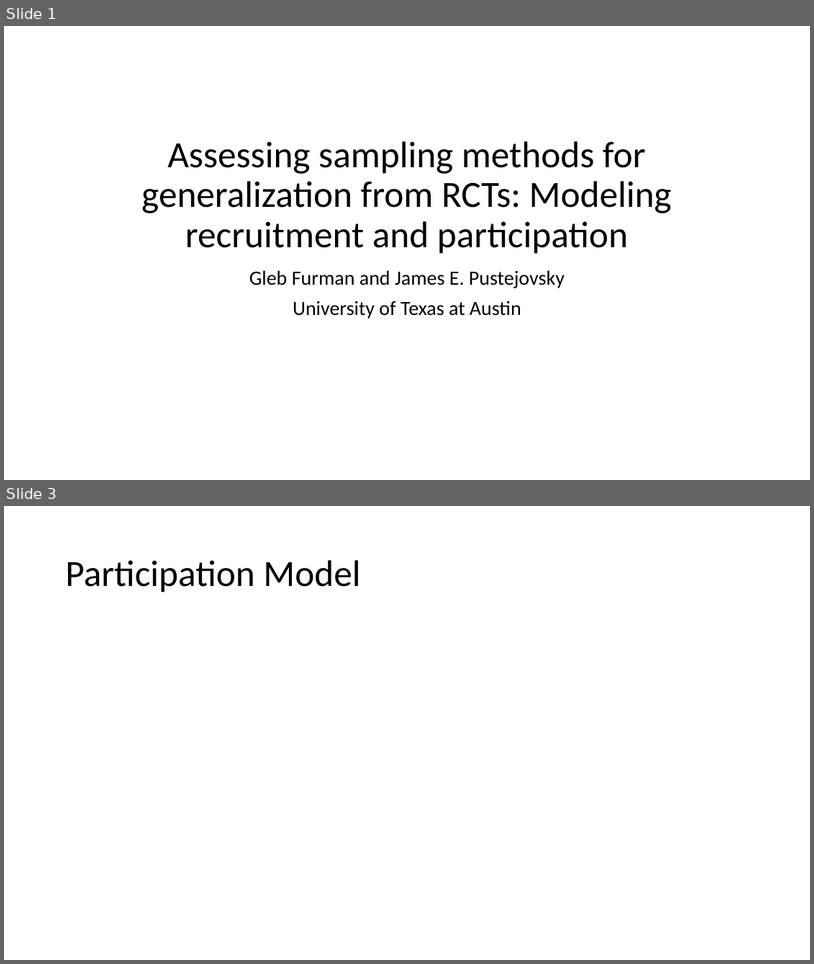
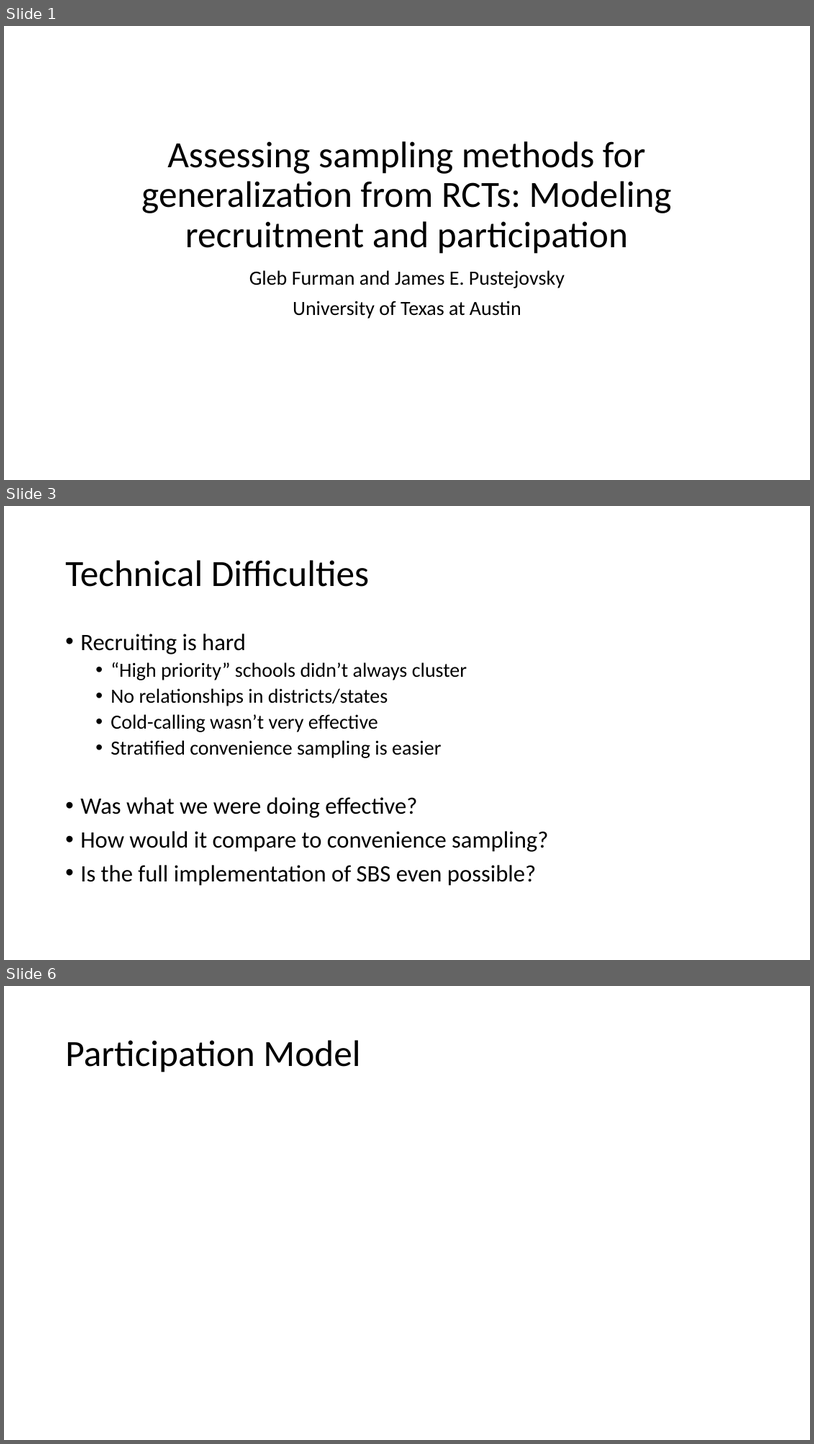
Before and after one commit to GlebFu/GenSamp, a slide deck: Presentation/GenSamp SREE.pptx. Shown one above the other, each under a label of ours: slides 1 and 3 before the commit, slides 1, 3 and 6 after it; the slides between them are not shown. The pictures are 814x964 and 814x1444 pixels, drawn with LibreOffice and Linux fonts; fonts in the diff are those of the drawing; grey boxes stand for pictures. Boxes give left, top, right and bottom in pixels: in the first picture for what was removed or moved away, otherwise in the second. Text is boxed around its words. In the diff, an @@ line names an element or a change of style, - is before the commit and + after.

```diff
--- a/Presentation/GenSamp SREE.pptx
+++ b/Presentation/GenSamp SREE.pptx
@@ slide 3 added at box(4, 506, 810, 960), background #FFFFFF @@
@@ title added at box(65, 560, 369, 587), 44 pt, text #000000 @@
+Technical Difficulties
@@ text added at box(80, 633, 548, 885), 24 pt, text #000000 @@
+• Recruiting is hard
+  • “High priority” schools didn’t always cluster
+  • No relationships in districts/states
+  • Cold-calling wasn’t very effective
+  • Stratified convenience sampling is easier
+• Was what we were doing effective?
+• How would it compare to convenience sampling?
+• Is the full implementation of SBS even possible?
@@ what was slide 3 is now slide 6 @@
```
Also in this commit, not shown: 1 slide changed, 6 other slides added, 1 other file.
